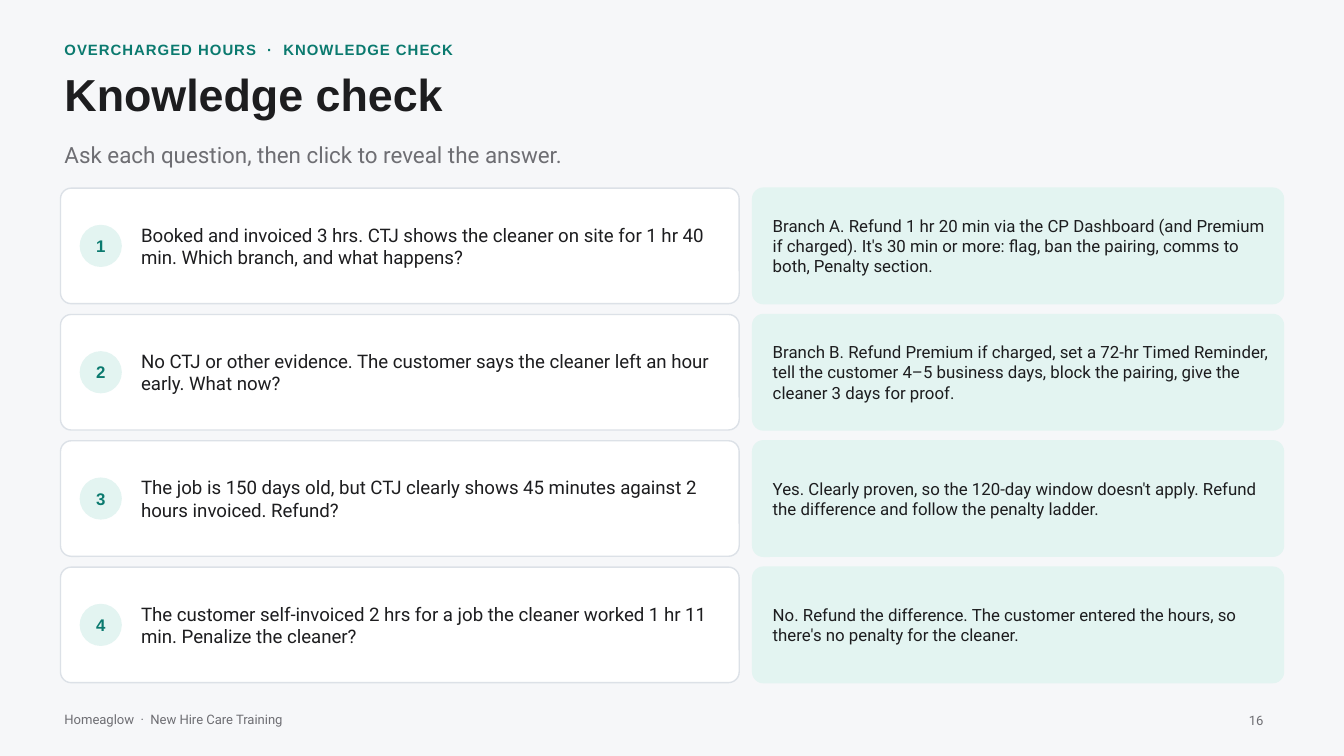
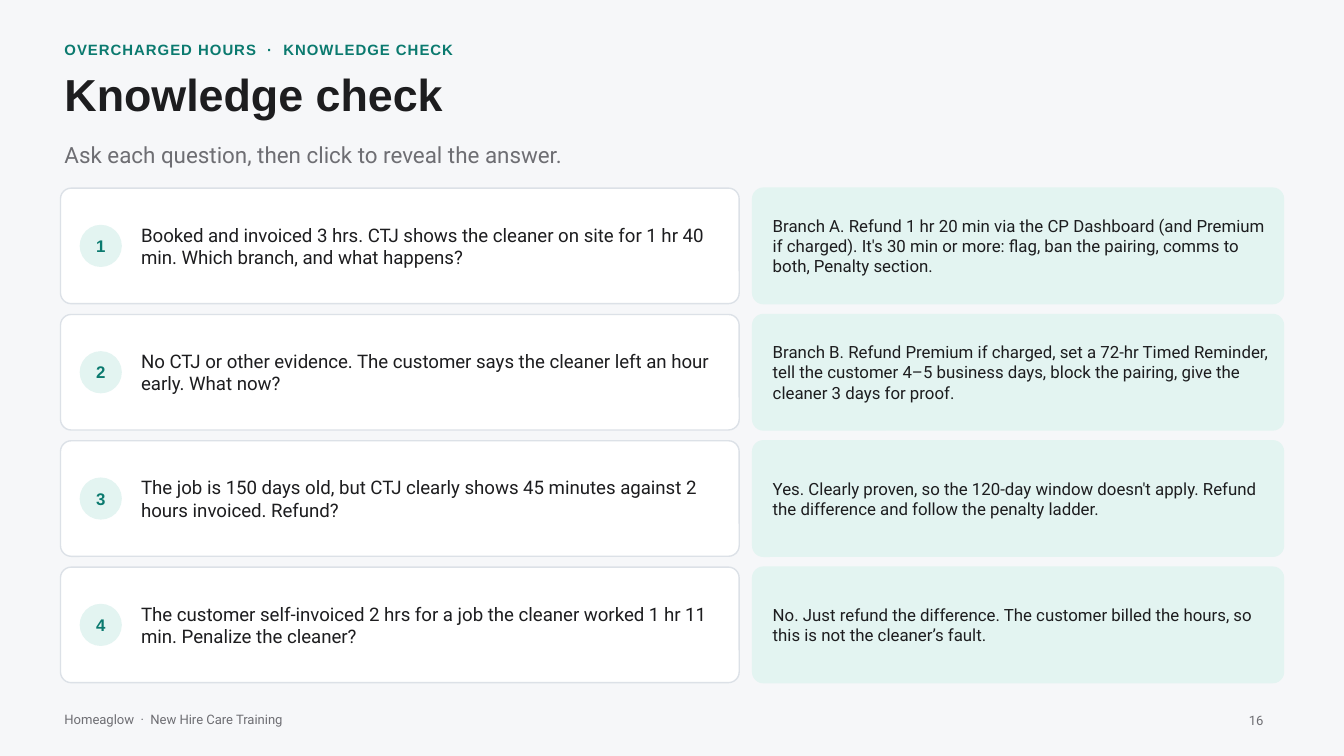
Before and after one commit to anjulimichelle/training, a slide deck: slide 16 of billing-disputes/billing-disputes-cash-payments.pptx. Drawn at 1344x756 pixels with LibreOffice and Linux fonts; fonts in the diff are those of the drawing. Boxes give left, top, right and bottom in pixels: in the first picture for what was removed or moved away, otherwise in the second. Text is boxed around its words. In the diff, an @@ line names an element or a change of style, - is before the commit and + after.

```diff
--- a/billing-disputes/billing-disputes-cash-payments.pptx
+++ b/billing-disputes/billing-disputes-cash-payments.pptx
@@ text at (773,608,1251,641): text changed @@
-No. Refund the difference. The customer entered the hours, so there's no penalty for the cleaner.
+No. Just refund the difference. The customer billed the hours, so this is not the cleaner’s fault.
```
Also in this commit, not shown: 4 other slides changed, 1 other file.
